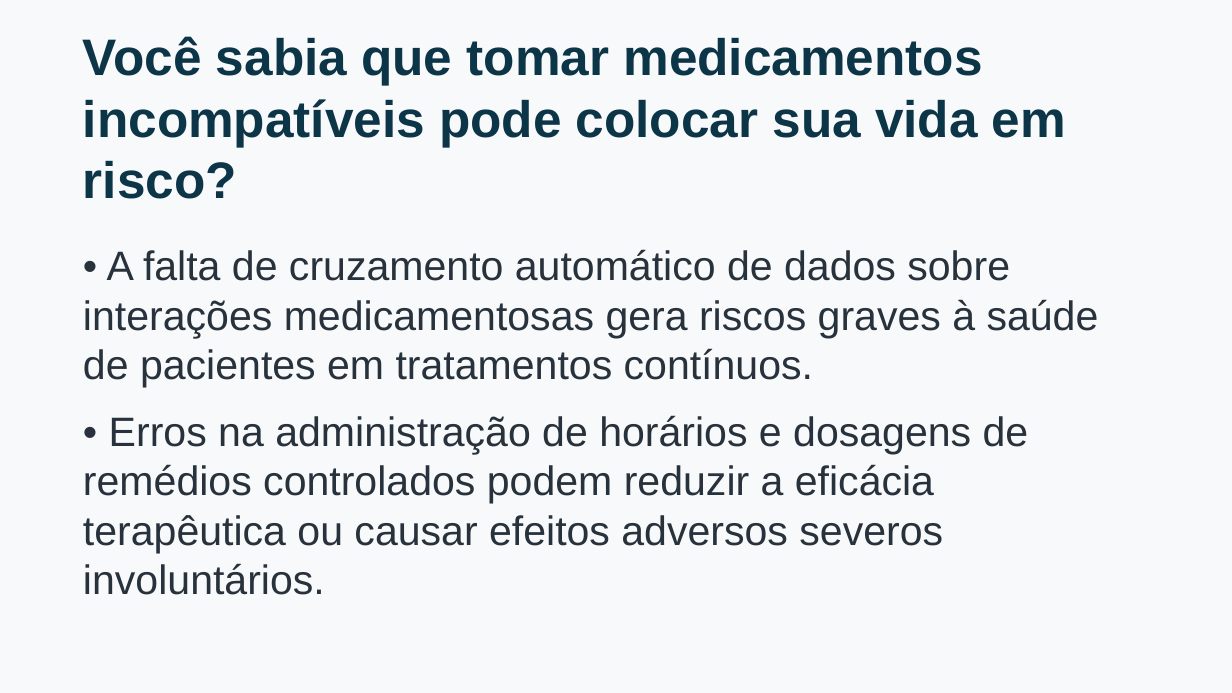
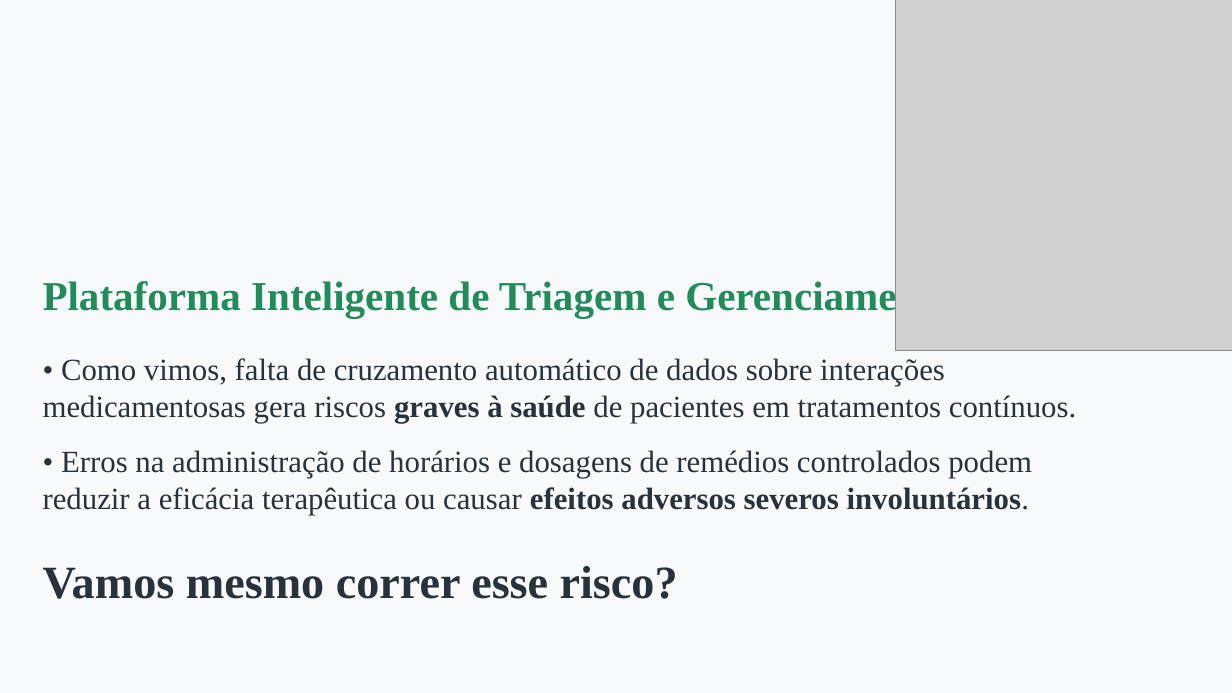
Before and after one commit to Adrian-1BoS/Infomed, a slide deck: slide 6 of data/images/Apresentacao_InfoMed.pptx (slide 1 before the commit). Drawn at 1232x693 pixels with LibreOffice and Linux fonts; fonts in the diff are those of the drawing; grey boxes stand for pictures. Boxes give left, top, right and bottom in pixels: in the first picture for what was removed or moved away, otherwise in the second. Text is boxed around its words. In the diff, an @@ line names an element or a change of style, - is before the commit and + after.

```diff
--- a/data/images/Apresentacao_InfoMed.pptx
+++ b/data/images/Apresentacao_InfoMed.pptx
@@ picture added at (896,0,1232,351) @@
@@ text "Plataforma Inteligente de Triagem e ...": place and size @@
-text "Plataforma Inteligente de Triagem e ..." at (83,36,1099,595)
+text "Plataforma Inteligente de Triagem e ..." at (43,278,1076,599)
@@ text at (43,278,1076,423): text changed; size 32 to 24 pt; font Arial to Times New Roman @@
-Você sabia que tomar medicamentos incompatíveis pode colocar sua vida em risco?
-• A falta de cruzamento automático de dados sobre interações medicamentosas gera riscos graves à saúde de pacientes em tratamentos contínuos.
+Plataforma Inteligente de Triagem e Gerenciamento
+• Como vimos, falta de cruzamento automático de dados sobre interações medicamentosas gera riscos graves à saúde de pacientes em tratamentos contínuos.
@@ text at (43,450,1032,515): size 32 to 24 pt, font Arial to Times New Roman in "• Erros na administração de horários e ..."; bold on in "efeitos adversos severos involuntários." @@
@@ text at (43,566,678,599): paragraph added @@
+Vamos mesmo correr esse risco?
```
Also in this commit, not shown: 8 other slides changed, 5 slides added, 1 slide removed, 5 other files.
